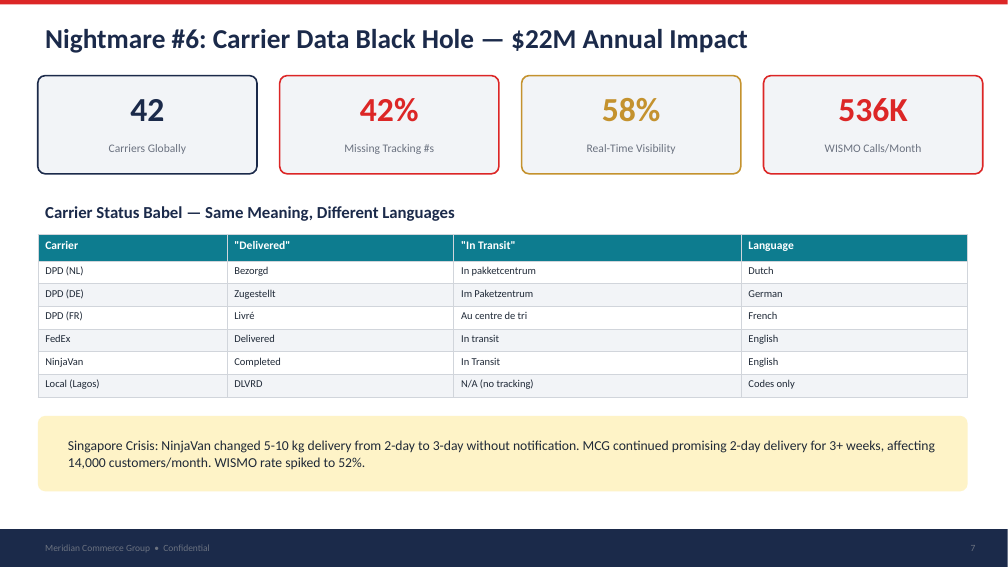
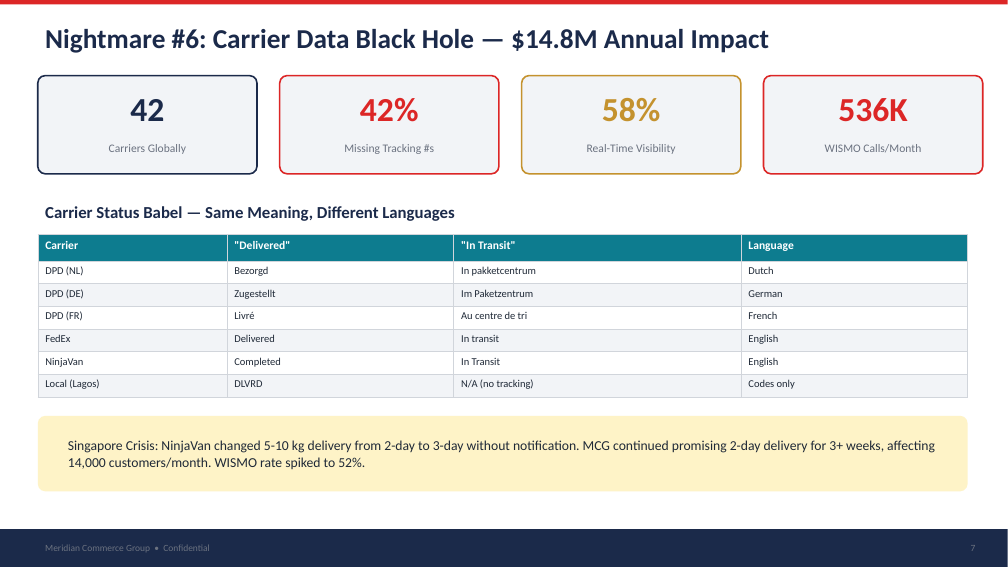
Before and after one commit to robertschoenfeldqlik/meridan_retail_group_qlik_demo_assets, a slide deck: slide 7 of MCG_Company_Profile_Data_Quality.pptx. Drawn at 1008x567 pixels with LibreOffice and Linux fonts; fonts in the diff are those of the drawing. Boxes give left, top, right and bottom in pixels: in the first picture for what was removed or moved away, otherwise in the second. Text is boxed around its words. In the diff, an @@ line names an element or a change of style, - is before the commit and + after.

```diff
--- a/MCG_Company_Profile_Data_Quality.pptx
+++ b/MCG_Company_Profile_Data_Quality.pptx
@@ text at box(45, 29, 769, 53): text changed @@
-Nightmare #6: Carrier Data Black Hole — $22M Annual Impact
+Nightmare #6: Carrier Data Black Hole — $14.8M Annual Impact
```
Also in this commit, not shown: 3 other slides changed, 22 other files.
